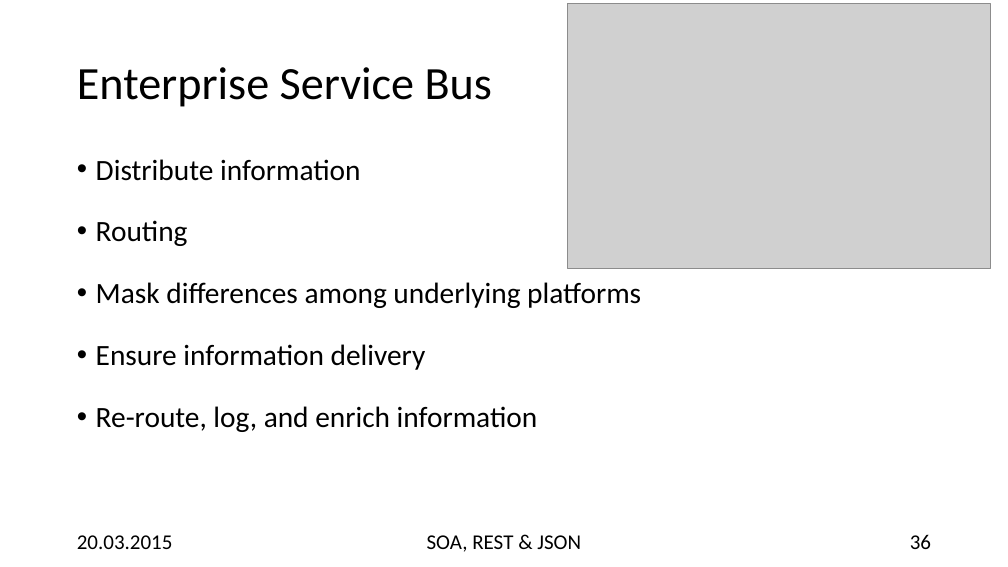
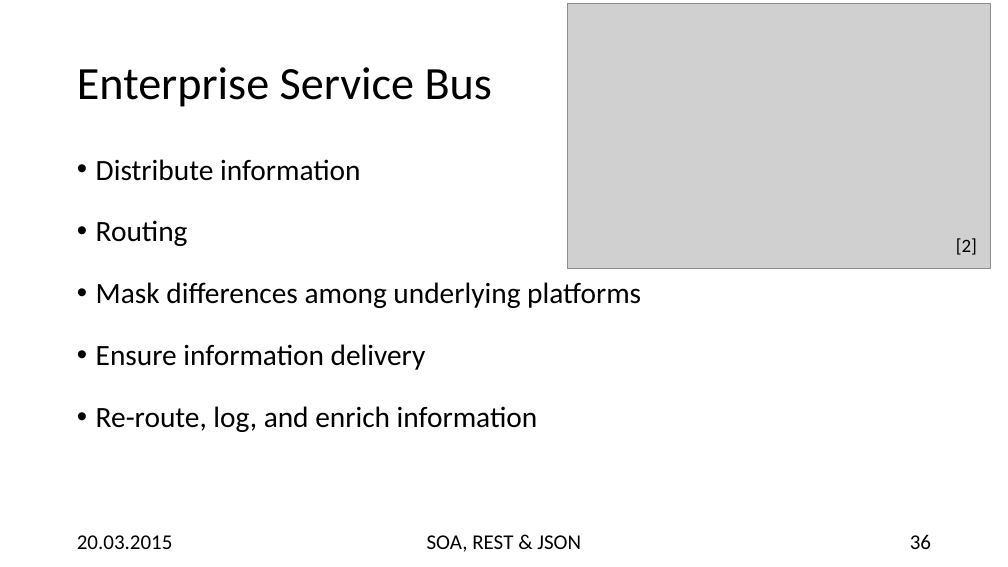
Before and after one commit to hsiegel-tgm/SOA2, a slide deck: slide 36 of p2.pptx. Drawn at 1008x567 pixels with LibreOffice and Linux fonts; fonts in the diff are those of the drawing; grey boxes stand for pictures. Boxes give left, top, right and bottom in pixels: in the first picture for what was removed or moved away, otherwise in the second. Text is boxed around its words. In the diff, an @@ line names an element or a change of style, - is before the commit and + after.

```diff
--- a/p2.pptx
+++ b/p2.pptx
@@ text added at <box>956,238,977,255</box>, 18 pt, text #000000 @@
+[2]
```
Also in this commit, not shown: 3 other slides changed, 4 other files.
